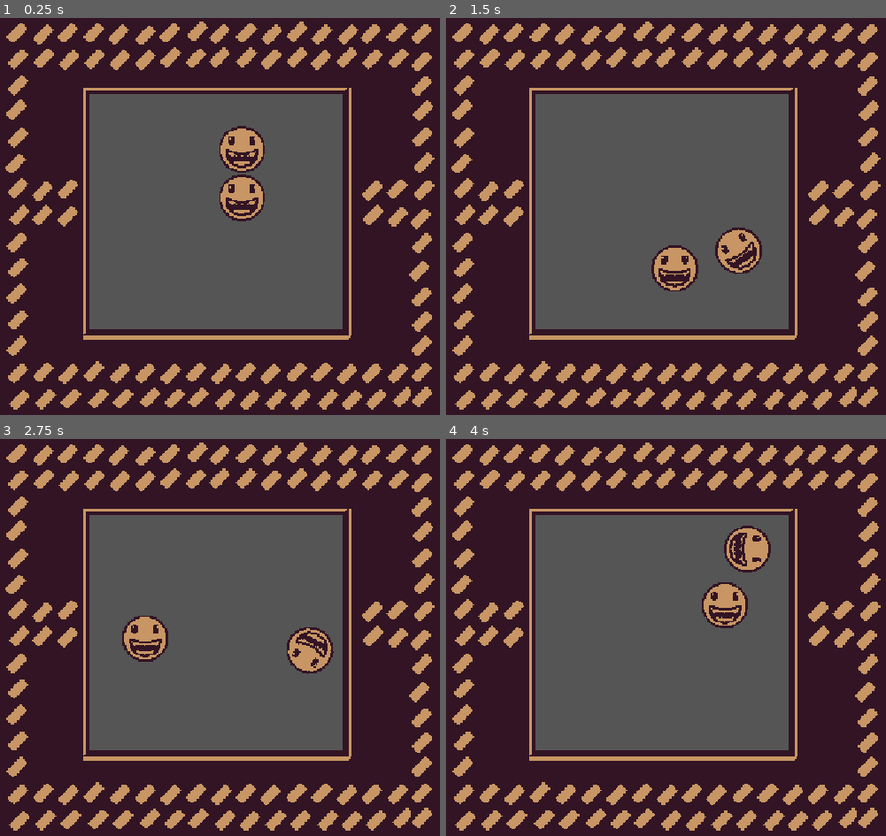
Above: before the commit, frames 1-4 (two rows, left to right).
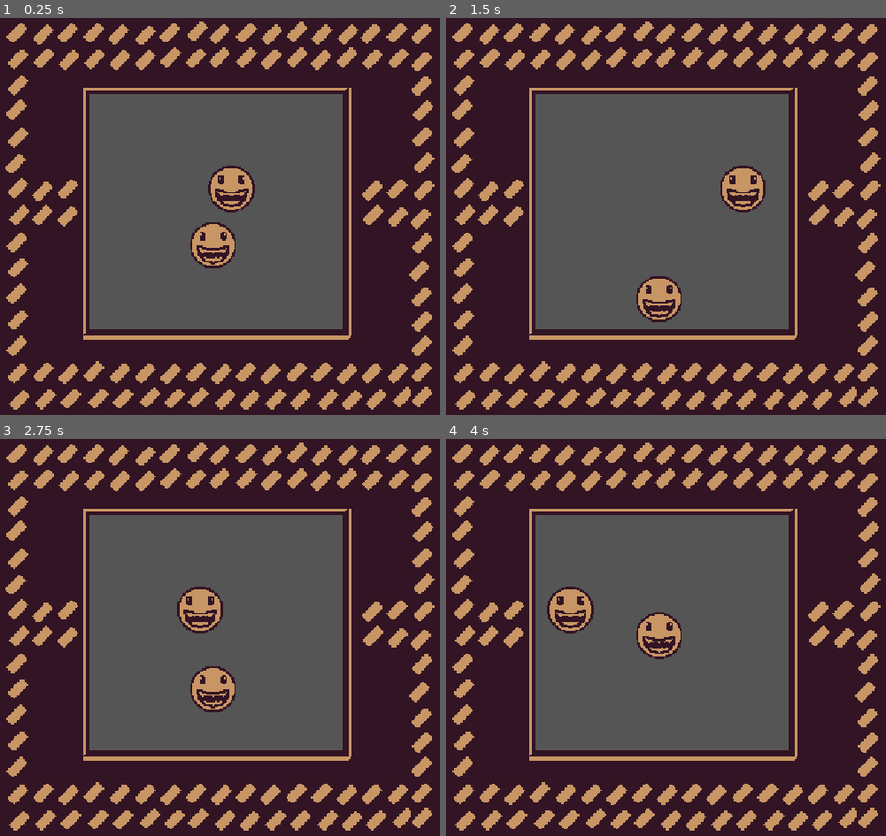
Above: after the commit, the same moments.

Repository: nusima-59487/ballbattle
Game: Godot game, scene res://main.tscn
Two runs of this game, one before a commit and one after it. Both use one fixed random seed, a clock stepped at 60 frames per second and the inputs below.
Inputs:
- Up to frame 1 (0.25 s): no input
- Up to frame 2 (1.5 s): no input
- Up to frame 3 (2.75 s): no input
- Up to frame 4 (4 s): no input

The runs differ from the first frame. In frame 1, 2.9% of the frame differs, in the area x 43-61%, y 27-64%; in frame 2, 3.7%; in frame 3, 3.9%, in the area x 27-76%, y 37-69%; in frame 4, 3.9%.

Commit message:
skills system
gun is not completed

Diff:
--- a/main.tscn
+++ b/main.tscn
@@ -2,12 +2,23 @@
 
 [ext_resource type="Texture2D" uid="uid://dgkq1kwux1mwh" path="res://assets/battle_background.png" id="1_0xm2m"]
 [ext_resource type="PackedScene" uid="uid://bbifnmfg1l65u" path="res://ball.tscn" id="1_ig7tw"]
+[ext_resource type="PackedScene" uid="uid://c8h2hfguf0oqy" path="res://skills/gun.tscn" id="2_0xm2m"]
+[ext_resource type="Script" uid="uid://bom0pocgkgyic" path="res://scripts/health_sys.gd" id="2_h2yge"]
+[ext_resource type="PackedScene" uid="uid://ckea26xkcx8ud" path="res://skills/contact.tscn" id="4_1bvp3"]
 
 [sub_resource type="RectangleShape2D" id="RectangleShape2D_i1io4"]
 size = Vector2(120, 10)
 
 [sub_resource type="RectangleShape2D" id="RectangleShape2D_0xm2m"]
 size = Vector2(10, 100)
+
+[sub_resource type="Resource" id="Resource_bxe6i"]
+script = ExtResource("2_h2yge")
+metadata/_custom_type_script = "uid://bom0pocgkgyic"
+
+[sub_resource type="Resource" id="Resource_cy8b5"]
+script = ExtResource("2_h2yge")
+metadata/_custom_type_script = "uid://bom0pocgkgyic"
 
 [node name="Node2D" type="Node2D" unique_id=315661774]
 
@@ -34,10 +45,21 @@
 position = Vector2(0, -55)
 shape = SubResource("RectangleShape2D_i1io4")
 
-[node name="VerityBall" parent="." unique_id=292186705 instance=ExtResource("1_ig7tw")]
+[node name="VerityBall" parent="." unique_id=292186705 node_paths=PackedStringArray("skill") instance=ExtResource("1_ig7tw")]
+healthComponent = SubResource("Resource_bxe6i")
+speed = 36
+initialAngle = 43589.0
 ballName = "Verity"
+skill = NodePath("GunSkill")
 
-[node name="VerityBall2" parent="." unique_id=39863513 instance=ExtResource("1_ig7tw")]
+[node name="GunSkill" parent="VerityBall" unique_id=563642783 instance=ExtResource("2_0xm2m")]
+
+[node name="VerityBall2" parent="." unique_id=39863513 node_paths=PackedStringArray("skill") instance=ExtResource("1_ig7tw")]
+healthComponent = SubResource("Resource_cy8b5")
+baseDamage = 25
+skill = NodePath("Contact")
+
+[node name="Contact" parent="VerityBall2" unique_id=2086127598 instance=ExtResource("4_1bvp3")]
 
 [node name="Camera2D" type="Camera2D" parent="." unique_id=1244868719]
 position = Vector2(4, 2)
--- a/scripts/ball.gd
+++ b/scripts/ball.gd
@@ -3,8 +3,8 @@
 
 @export var healthComponent: HealthComponent;
 
-## d
 @export var speed: int;
+@export var initialAngle: float = 0;
 @export var angularVelocity: int;
 @export var baseDamage: int;
 @export var ballName: String;
@@ -13,7 +13,11 @@
 # Called when the node enters the scene tree for the first time.
 func _ready() -> void:
 	self.angular_velocity = angularVelocity;
-
+	self.linear_velocity = Vector2.from_angle(deg_to_rad(initialAngle)) * speed;
+	# temp
+	if self.skill:
+		print("hi")
+		self.skill.activate(baseDamage);
 
 # Called every frame. 'delta' is the elapsed time since the previous frame.
 func _process(delta: float) -> void:
--- a/scripts/health_sys.gd
+++ b/scripts/health_sys.gd
@@ -4,20 +4,25 @@
 @export var baseHealth: int = 100:
 	set(value):
 		health_changed.emit(health, baseHealth)
+		baseHealth = value
 @export var health: int = 100:
 	set(value):
-		health = clampi(value, 1, baseHealth)
-		health_changed.emit(health, baseHealth)
+		if value < 0: died.emit()
+		else: health_changed.emit(health, baseHealth)
+		health = value
 
 signal health_changed(current: int, base: int);
 signal died();
 
 func damage(damage_amount: int):
+	print_debug(damage_amount)
 	health -= damage_amount;
 	if health > 0:
 		health_changed.emit(health, baseHealth);
 	else:
 		died.emit();
+		print_debug("I died")
+	print_debug("I took damage! ", health, "/", baseHealth)
 
 func heal(heal_amount: int):
 	health += heal_amount;
--- a/scripts/skill.gd
+++ b/scripts/skill.gd
@@ -2,5 +2,11 @@
 extends Node2D
 class_name Skill
 
-@abstract func activate() -> void;
+@abstract func activate(
+	base_atk_dmg: int,
+	modifiers: Dictionary[String, int] = {}
+) -> void;
+
+@abstract func deactivate() -> void;
+
 @abstract func fire() -> void;
--- /dev/null
+++ b/scripts/skills/contact.gd
@@ -0,0 +1,27 @@
+extends Skill
+
+# Called when the node enters the scene tree for the first time.
+func _ready() -> void:
+	print(self.get_parent())
+
+# Called every frame. 'delta' is the elapsed time since the previous frame.
+func _process(delta: float) -> void:
+	pass
+
+# class_specific
+@onready var area_2d: Area2D = $Area2D
+var basedmg: int;
+
+func activate(dmg: int, arg: Dictionary[String, int] = {}) -> void:
+	area_2d.body_entered.connect(ontouch);
+	basedmg = dmg;
+	print("connected!")
+func deactivate() -> void:
+	area_2d.body_entered.disconnect(ontouch);
+func fire() -> void:
+	pass
+
+func ontouch(body: Node2D):
+	print("hi fellow ball")
+	if body is Ball:
+		body.healthComponent.damage(basedmg);
--- a/scripts/skills/gun.gd
+++ b/scripts/skills/gun.gd
@@ -1,10 +1,8 @@
 extends Skill
-
 
 # Called when the node enters the scene tree for the first time.
 func _ready() -> void:
-	pass # Replace with function body.
-
+	print(self.get_parent())
 
 # Called every frame. 'delta' is the elapsed time since the previous frame.
 func _process(delta: float) -> void:
@@ -12,7 +10,12 @@
 
 
 # class_specific
-func activate() -> void:
+func activate(
+	base_atk_dmg: int,
+	modifiers: Dictionary[String, int] = {}
+) -> void:
+	pass
+func deactivate() -> void:
 	pass
 func fire() -> void:
 	pass
--- /dev/null
+++ b/skills/contact.tscn
@@ -0,0 +1,14 @@
+[gd_scene format=3 uid="uid://ckea26xkcx8ud"]
+
+[ext_resource type="Script" uid="uid://d4jve642fi4ff" path="res://scripts/skills/contact.gd" id="1_bxe6i"]
+
+[sub_resource type="CircleShape2D" id="CircleShape2D_e8o8u"]
+radius = 11.0
+
+[node name="Contact" type="Node2D" unique_id=2086127598]
+script = ExtResource("1_bxe6i")
+
+[node name="Area2D" type="Area2D" parent="." unique_id=1902962586]
+
+[node name="CollisionShape2D" type="CollisionShape2D" parent="Area2D" unique_id=846513539]
+shape = SubResource("CircleShape2D_e8o8u")
Not shown, added: scripts/skills/contact.gd.uid
